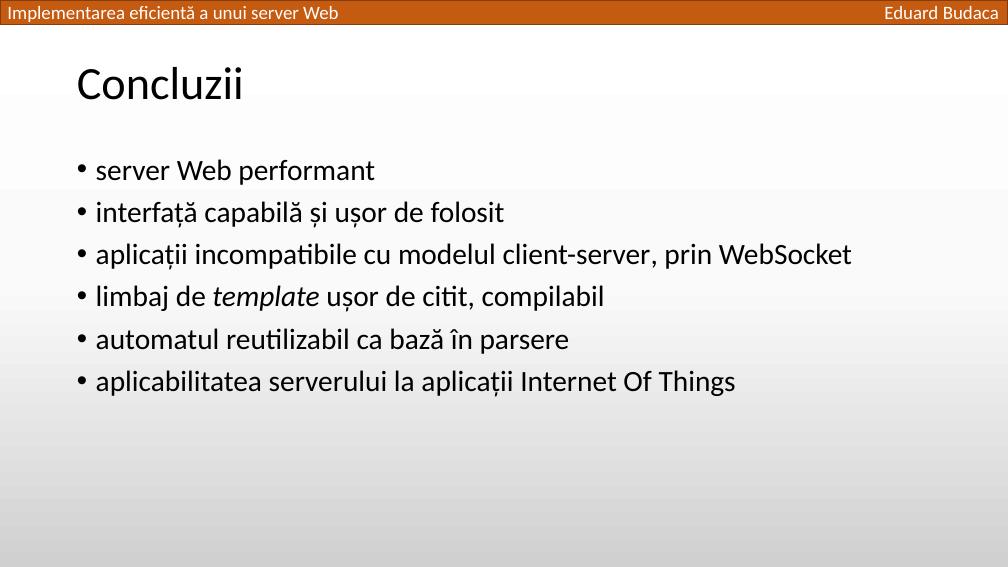
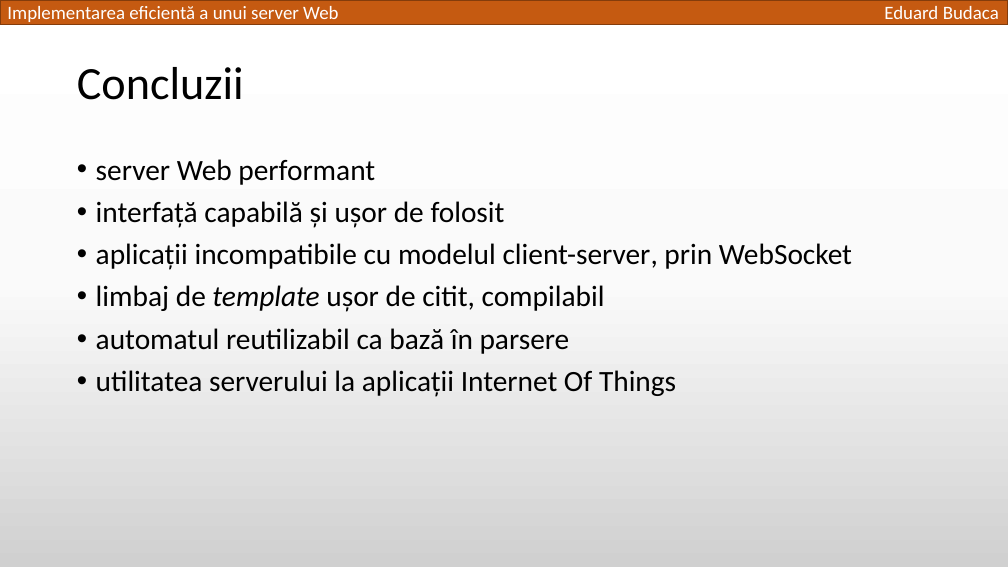
Before and after one commit to TED-996/bachelor-thesis-pack, a slide deck: slide 18 of Licenta2018BudacaEduard/Implementarea eficientă a unui server Web.pptx. Drawn at 1008x567 pixels with LibreOffice and Linux fonts; fonts in the diff are those of the drawing. Boxes give left, top, right and bottom in pixels: in the first picture for what was removed or moved away, otherwise in the second. Text is boxed around its words. In the diff, an @@ line names an element or a change of style, - is before the commit and + after.

```diff
--- a/Licenta2018BudacaEduard/Implementarea eficientă a unui server Web.pptx
+++ b/Licenta2018BudacaEduard/Implementarea eficientă a unui server Web.pptx
@@ text at bbox=[96, 370, 676, 397]: text changed @@
-• aplicabilitatea serverului la aplicații Internet Of Things
+• utilitatea serverului la aplicații Internet Of Things
```
Also in this commit, not shown: 2 other slides changed, 1 other file.
